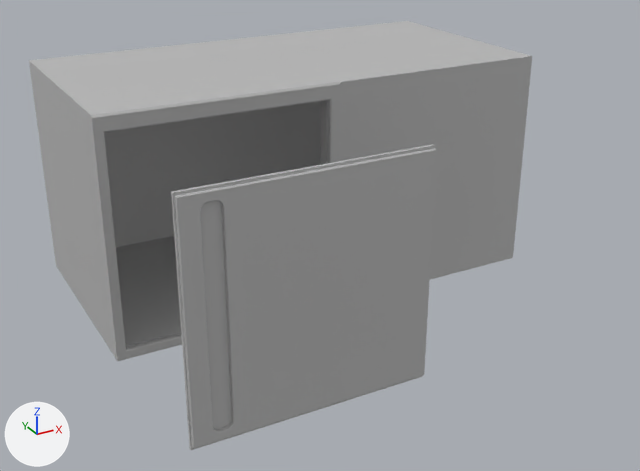
The FBX model Assets/04_Models/Cuisine/Placard_Glissiere_Coin.fbx as it was, and as the next commit left it.
Rendered twice from a 50 mm lens placed at (-1.75, -3.53, 1.86), pointed at (-0.05, -0.43, 0.31). Every picture has the same lights, and +X, +Y and +Z are marked at lower left. Where no turn or scale is listed for an object, it has been applied to the vertices.

The first picture shows 'Glissiere_Placard', 'Meuble_Placard_Glissiere'.
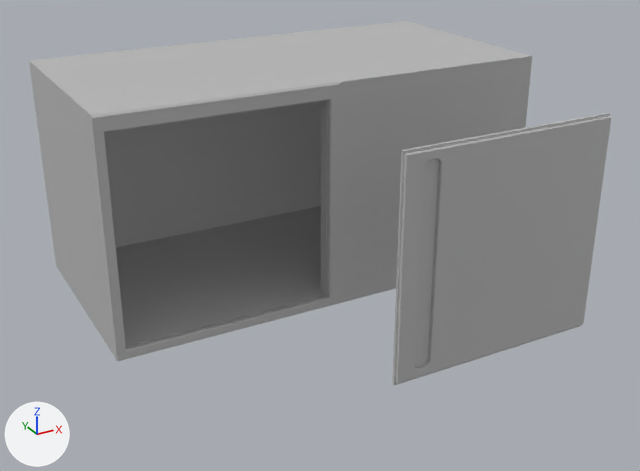
Location of each change, [x1, y1, x2, y2] in pixels of the pictures (640 x 471 px):
```json
{"object": "Glissiere_Placard", "change": "moved", "before": [171, 144, 437, 450], "after": [392, 113, 611, 385]}
```

Edits to the scene script, one JSON object a line:
```json
{"op": "set", "path": "ob_glissiere_placard.location", "old": "(-0.965, -1.196, 0.942)", "new": "(-0.163, -1.196, 0.942)"}
```
